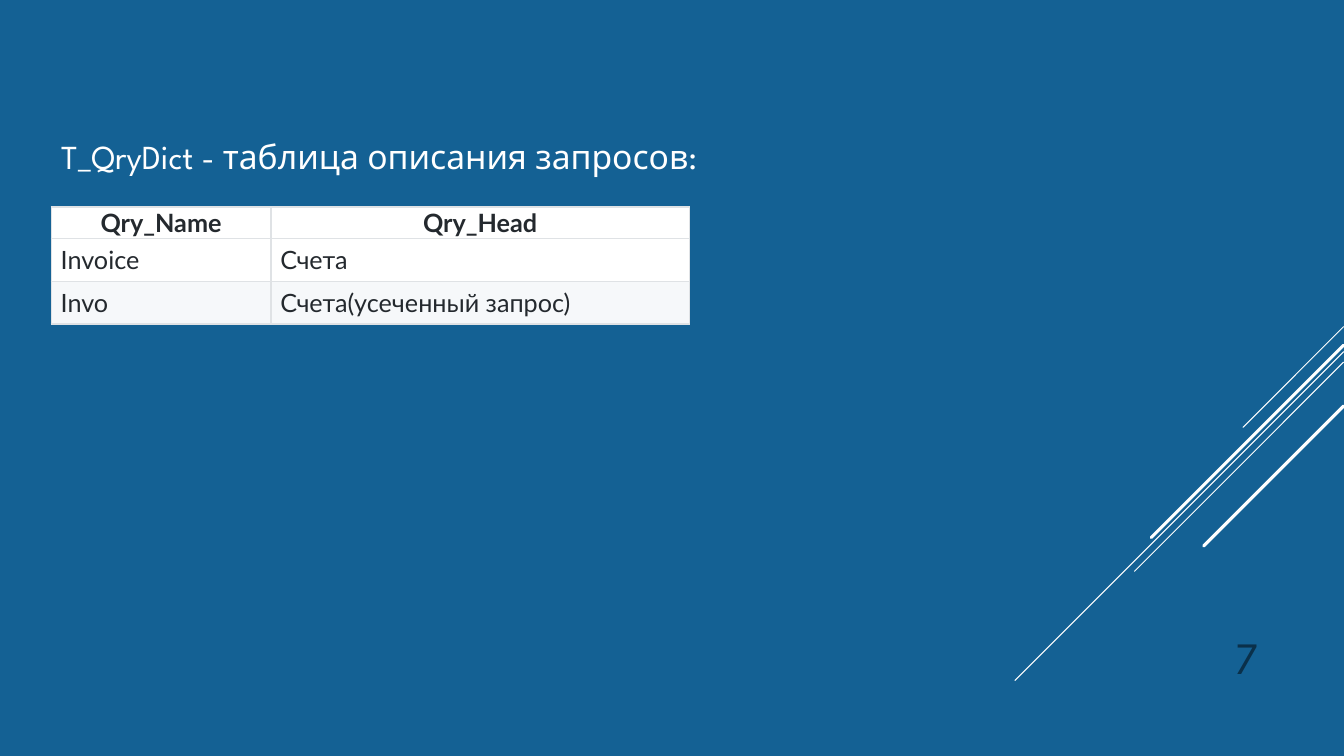
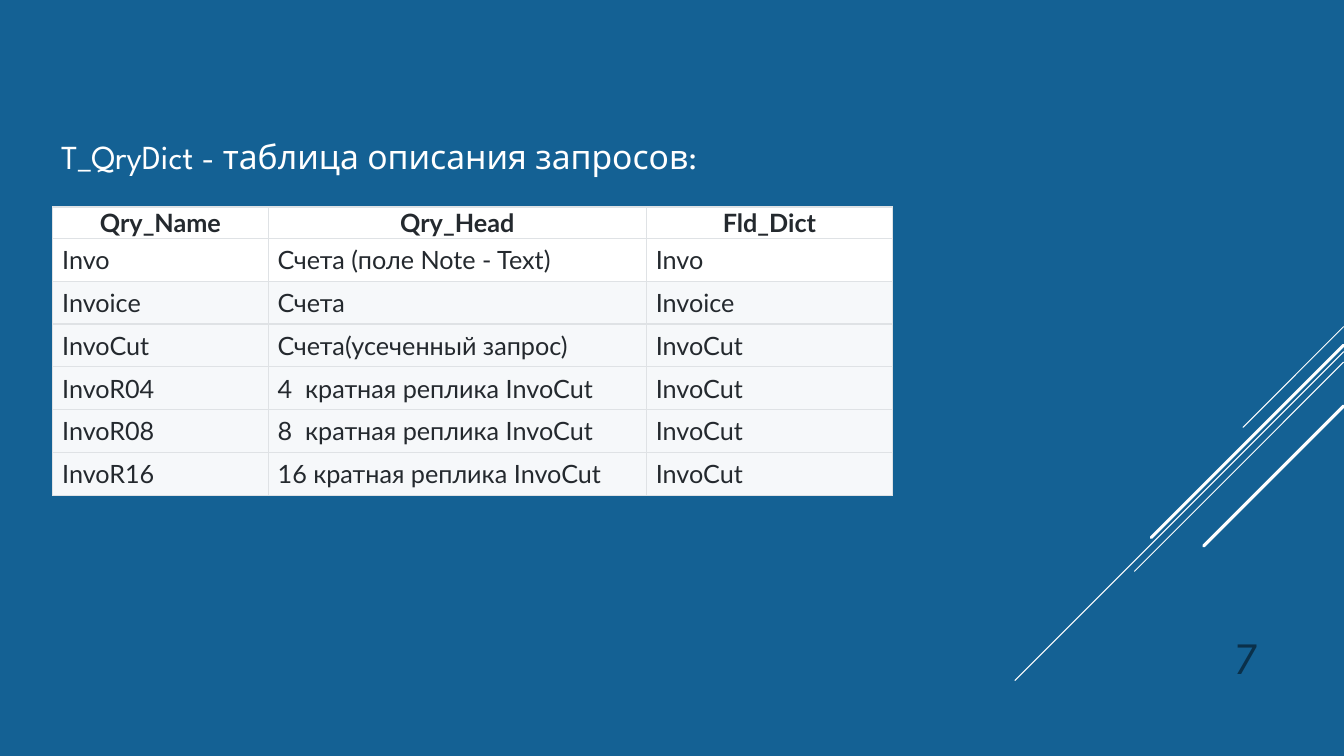
Before and after one commit to Kobdik/DynaRepo, a slide deck: slide 7 of DynaLib2.pptx. Drawn at 1344x756 pixels with LibreOffice and Linux fonts; fonts in the diff are those of the drawing. Boxes give left, top, right and bottom in pixels: in the first picture for what was removed or moved away, otherwise in the second. Text is boxed around its words. In the diff, an @@ line names an element or a change of style, - is before the commit and + after.

```diff
--- a/DynaLib2.pptx
+++ b/DynaLib2.pptx
@@ table at (x1=52, y1=207, x2=892, y2=495) @@
-Qry_Name | Qry_Head
-Invoice | Счета
-Invo | Счета(усеченный запрос)
+Qry_Name | Qry_Head | Fld_Dict
+Invo | Счета (поле Note - Text) | Invo
+Invoice | Счета | Invoice
+InvoCut | Счета(усеченный запрос) | InvoCut
+InvoR04 | 4 кратная реплика InvoCut | InvoCut
+InvoR08 | 8 кратная реплика InvoCut | InvoCut
+InvoR16 | 16 кратная реплика InvoCut | InvoCut
@@ table resized from (x1=51, y1=207, x2=690, y2=324) to (x1=52, y1=207, x2=892, y2=495) @@
```
Also in this commit, not shown: 1 other slide changed.
